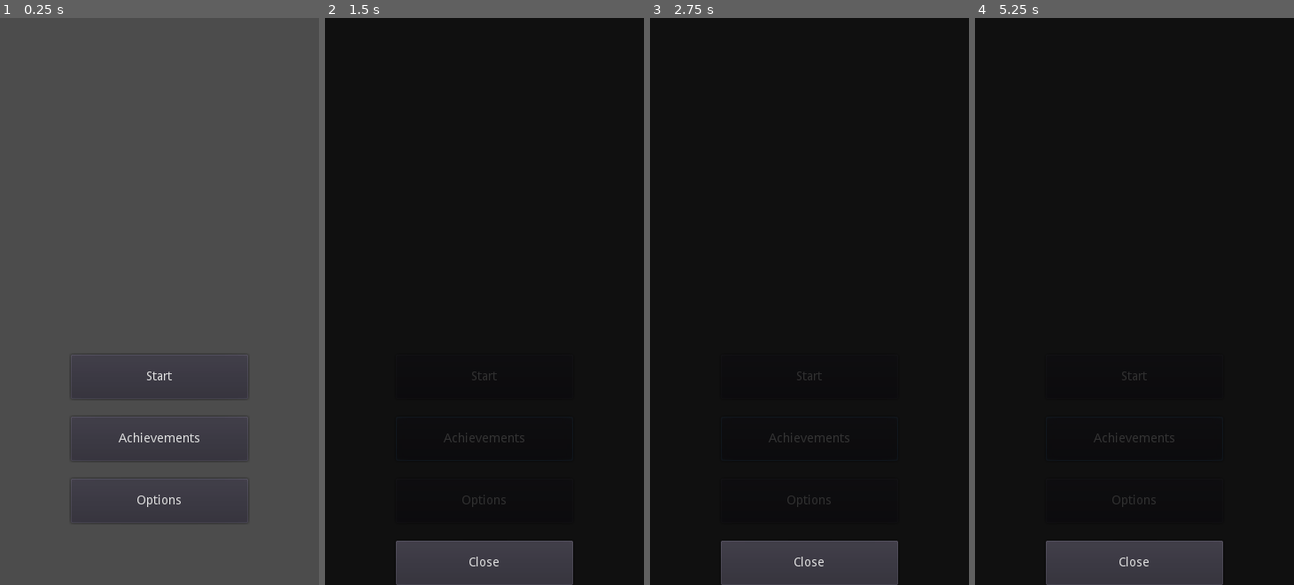
Above: before the commit, frames 1-4 (left to right).
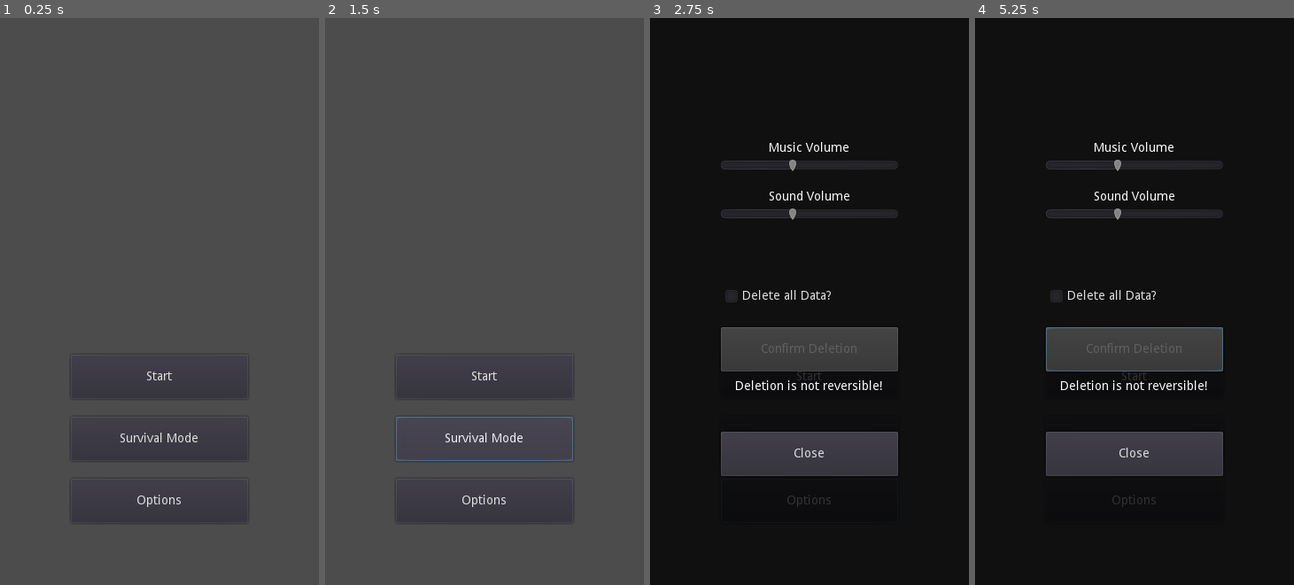
Above: after the commit, the same moments.

Repository: Silver1Miner/14cat
Game: Godot game, scene res://src/Game.tscn
Same seed, same stepped clock (60 frames per second), same inputs: the game is played once before the commit and once after it.
Inputs (mouse positions are in pixels of both pictures, inside the frame that each line leads up to):
- Up to frame 1 (0.25 s): no input
- Up to frame 2 (1.5 s): click (484, 437) at 0.5 s, where only the run before the commit has a clickable "Achievements"; click (484, 437) at 1.25 s, where only the run after the commit has a clickable "Survival Mode"
- Up to frame 3 (2.75 s): click "Options" at 2 s
- Up to frame 4 (5.25 s): click "Start" at 2.75 s; click "Start" at 3.5 s; move the mouse to (1204, 273) at 4.27 s; hold Right (ui_right) 4.28-5 s; click (1204, 273) at 4.42 s; drag from (1070, 329) to (1118, 414) at 5.02 s

The runs differ from the first frame. In frame 1, 0.2% of the frame differs, in the area x 37-63%, y 73-75%; in frame 2, 96%, in the area x 0-100%, y 0-100%; in frame 3, 15%; in frame 4, 15%.

Commit message:
pause screen, upgrade screen, main menu rework

Diff:
--- a/src/GUI/Clock.tscn
+++ b/src/GUI/Displays/Clock.tscn
@@ -1,6 +1,6 @@
 [gd_scene load_steps=2 format=2]
 
-[ext_resource path="res://src/GUI/Clock.gd" type="Script" id=1]
+[ext_resource path="res://src/GUI/Displays/Clock.gd" type="Script" id=1]
 
 [node name="Clock" type="Label"]
 margin_right = 40.0
--- /dev/null
+++ b/src/GUI/Displays/Coins.gd
@@ -0,0 +1,4 @@
+extends HBoxContainer
+
+func update_coins(coins: int) -> void:
+	$Amount.text = str(coins)
--- /dev/null
+++ b/src/GUI/Displays/Coins.tscn
@@ -0,0 +1,31 @@
+[gd_scene load_steps=2 format=2]
+
+[ext_resource path="res://src/GUI/Displays/Coins.gd" type="Script" id=1]
+
+[node name="Coins" type="HBoxContainer"]
+margin_right = 40.0
+margin_bottom = 40.0
+script = ExtResource( 1 )
+
+[node name="TextureRect" type="TextureRect" parent="."]
+margin_right = 32.0
+margin_bottom = 40.0
+rect_min_size = Vector2( 32, 32 )
+
+[node name="Text" type="Label" parent="."]
+margin_left = 36.0
+margin_right = 136.0
+margin_bottom = 40.0
+rect_min_size = Vector2( 100, 40 )
+text = "Coins"
+align = 1
+valign = 1
+
+[node name="Amount" type="Label" parent="."]
+margin_left = 140.0
+margin_right = 240.0
+margin_bottom = 40.0
+rect_min_size = Vector2( 100, 40 )
+text = "0000"
+align = 2
+valign = 1
--- a/src/GUI/GUI.tscn
+++ b/src/GUI/GUI.tscn
@@ -1,7 +1,7 @@
 [gd_scene load_steps=6 format=2]
 
 [ext_resource path="res://src/GUI/Joypad/Joypad.tscn" type="PackedScene" id=1]
-[ext_resource path="res://src/GUI/Clock.tscn" type="PackedScene" id=2]
+[ext_resource path="res://src/GUI/Displays/Clock.tscn" type="PackedScene" id=2]
 [ext_resource path="res://src/GUI/GUI.gd" type="Script" id=3]
 [ext_resource path="res://src/GUI/PauseScreen.tscn" type="PackedScene" id=4]
 [ext_resource path="res://src/GUI/UpgradeSelect/UpgradeScreen.tscn" type="PackedScene" id=5]
@@ -80,5 +80,7 @@
 position = Vector2( 180, 576 )
 
 [node name="UpgradeScreen" parent="." instance=ExtResource( 5 )]
+visible = false
 
 [node name="PauseScreen" parent="." instance=ExtResource( 4 )]
+visible = false
--- /dev/null
+++ b/src/GUI/PauseScreen.gd
@@ -0,0 +1,12 @@
+extends ColorRect
+
+func _ready() -> void:
+	pass # Replace with function body.
+
+func activate() -> void:
+	get_tree().paused = true
+	visible = true
+
+func _on_Close_pressed() -> void:
+	get_tree().paused = false
+	visible = false
--- a/src/GUI/PauseScreen.tscn
+++ b/src/GUI/PauseScreen.tscn
@@ -1,5 +1,34 @@
-[gd_scene format=2]
+[gd_scene load_steps=3 format=2]
+
+[ext_resource path="res://src/GUI/PauseScreen.gd" type="Script" id=1]
+[ext_resource path="res://src/GUI/Displays/Coins.tscn" type="PackedScene" id=2]
 
 [node name="PauseScreen" type="ColorRect"]
+pause_mode = 2
+anchor_right = 1.0
+anchor_bottom = 1.0
+color = Color( 0, 0, 0, 0.784314 )
+script = ExtResource( 1 )
+
+[node name="ClockRecord" type="HBoxContainer" parent="."]
 margin_right = 40.0
 margin_bottom = 40.0
+
+[node name="WeaponStats" type="VBoxContainer" parent="."]
+margin_right = 40.0
+margin_bottom = 40.0
+
+[node name="Coins" parent="." instance=ExtResource( 2 )]
+
+[node name="Close" type="Button" parent="."]
+anchor_left = 0.5
+anchor_top = 1.0
+anchor_right = 0.5
+anchor_bottom = 1.0
+margin_left = -100.0
+margin_top = -50.0
+margin_right = 100.0
+rect_min_size = Vector2( 200, 50 )
+text = "Close"
+
+[connection signal="pressed" from="Close" to="." method="_on_Close_pressed"]
--- /dev/null
+++ b/src/GUI/UpgradeSelect/UpgradeScreen.gd
@@ -0,0 +1,45 @@
+extends ColorRect
+
+onready var choice1 = $Choices/Choice1
+onready var choice2 = $Choices/Choice2
+onready var choice3 = $Choices/Choice3
+var available_upgrades = [0,1,2,3,4,5]
+var Database: Resource = preload("res://data/database.tres")
+
+func _ready() -> void:
+	pass # Replace with function body.
+
+func activate() -> void:
+	if len(available_upgrades) < 3:
+		available_upgrades.append(0)
+	randomize()
+	available_upgrades.shuffle()
+	choice1.populate_data(available_upgrades[0])
+	choice2.populate_data(available_upgrades[1])
+	choice3.populate_data(available_upgrades[2])
+	visible = true
+	get_tree().paused = true
+
+func deactivate() -> void:
+	get_tree().paused = false
+	visible = false
+
+func _on_Choice1_pressed() -> void:
+	PlayerData.upgrade(choice1.upgrade_id)
+	check_limits(choice1.upgrade_id)
+	deactivate()
+
+func _on_Choice2_pressed() -> void:
+	PlayerData.upgrade(choice2.upgrade_id)
+	check_limits(choice2.upgrade_id)
+	deactivate()
+
+func _on_Choice3_pressed() -> void:
+	PlayerData.upgrade(choice3.upgrade_id)
+	check_limits(choice3.upgrade_id)
+	deactivate()
+
+func check_limits(upgrade_id) -> void:
+	if PlayerData.player_upgrades[upgrade_id] >= Database.upgrades[upgrade_id]["max_level"]:
+		available_upgrades.erase(upgrade_id)
+		print(Database.upgrades[upgrade_id]["name"] + " maxed out")
--- a/src/GUI/UpgradeSelect/UpgradeScreen.tscn
+++ b/src/GUI/UpgradeSelect/UpgradeScreen.tscn
@@ -1,5 +1,44 @@
-[gd_scene format=2]
+[gd_scene load_steps=3 format=2]
+
+[ext_resource path="res://src/GUI/UpgradeSelect/UpgradeScreen.gd" type="Script" id=1]
+[ext_resource path="res://src/GUI/UpgradeSelect/UpgradeChoice.tscn" type="PackedScene" id=2]
 
 [node name="UpgradeScreen" type="ColorRect"]
+pause_mode = 2
+anchor_right = 1.0
+anchor_bottom = 1.0
+color = Color( 0, 0, 0, 0.784314 )
+script = ExtResource( 1 )
+
+[node name="Label" type="Label" parent="."]
 margin_right = 40.0
-margin_bottom = 40.0
+margin_bottom = 14.0
+text = "Choose an Upgrade"
+
+[node name="Choices" type="VBoxContainer" parent="."]
+anchor_left = 0.5
+anchor_top = 0.5
+anchor_right = 0.5
+anchor_bottom = 0.5
+margin_left = -120.0
+margin_top = -154.0
+margin_right = 120.0
+margin_bottom = 154.0
+
+[node name="Choice1" parent="Choices" instance=ExtResource( 2 )]
+margin_right = 240.0
+margin_bottom = 100.0
+
+[node name="Choice2" parent="Choices" instance=ExtResource( 2 )]
+margin_top = 104.0
+margin_right = 240.0
+margin_bottom = 204.0
+
+[node name="Choice3" parent="Choices" instance=ExtResource( 2 )]
+margin_top = 208.0
+margin_right = 240.0
+margin_bottom = 308.0
+
+[connection signal="pressed" from="Choices/Choice1" to="." method="_on_Choice1_pressed"]
+[connection signal="pressed" from="Choices/Choice2" to="." method="_on_Choice2_pressed"]
+[connection signal="pressed" from="Choices/Choice3" to="." method="_on_Choice3_pressed"]
--- a/src/Menus/Hub.tscn
+++ b/src/Menus/Hub.tscn
@@ -14,7 +14,7 @@
 anchor_right = 0.5
 anchor_bottom = 1.0
 margin_left = -100.0
-margin_top = -330.0
+margin_top = -400.0
 margin_right = 100.0
 custom_constants/separation = 20
 
@@ -38,15 +38,22 @@
 rect_min_size = Vector2( 200, 50 )
 text = "Shop"
 
-[node name="Library" type="Button" parent="Options"]
+[node name="Trophies" type="Button" parent="Options"]
 margin_top = 210.0
 margin_right = 200.0
 margin_bottom = 260.0
 rect_min_size = Vector2( 200, 50 )
+text = "Trophies"
+
+[node name="Library" type="Button" parent="Options"]
+margin_top = 280.0
+margin_right = 200.0
+margin_bottom = 330.0
+rect_min_size = Vector2( 200, 50 )
 text = "Library"
 
 [node name="Control" type="Control" parent="Options"]
-margin_top = 280.0
+margin_top = 350.0
 margin_right = 200.0
-margin_bottom = 330.0
+margin_bottom = 400.0
 rect_min_size = Vector2( 0, 50 )
--- a/src/Menus/MainMenu.gd
+++ b/src/Menus/MainMenu.gd
@@ -1,20 +1,10 @@
 extends Control
 
 func _ready() -> void:
-	$AchievementsMenu.visible = false
 	$SettingsMenu.visible = false
-	$GameOptions.visible = false
 
 func _on_Start_pressed() -> void:
-	$GameOptions.visible = true
-	$Options.visible = false
-
-func _on_Achievements_pressed() -> void:
-	$AchievementsMenu.visible = true
+	pass
 
 func _on_Options_pressed() -> void:
 	$SettingsMenu.visible = true
-
-func _on_Back_pressed() -> void:
-	$GameOptions.visible = false
-	$Options.visible = true
--- a/src/Menus/MainMenu.tscn
+++ b/src/Menus/MainMenu.tscn
@@ -1,8 +1,7 @@
-[gd_scene load_steps=4 format=2]
+[gd_scene load_steps=3 format=2]
 
 [ext_resource path="res://src/Menus/SettingsMenu.tscn" type="PackedScene" id=1]
 [ext_resource path="res://src/Menus/MainMenu.gd" type="Script" id=2]
-[ext_resource path="res://src/Menus/AchievementsMenu.tscn" type="PackedScene" id=3]
 
 [node name="MainMenu" type="Control"]
 anchor_right = 1.0
@@ -23,18 +22,18 @@
 margin_right = 100.0
 custom_constants/separation = 20
 
-[node name="Start" type="Button" parent="Options"]
+[node name="Campaign" type="Button" parent="Options"]
 margin_right = 200.0
 margin_bottom = 50.0
 rect_min_size = Vector2( 200, 50 )
 text = "Start"
 
-[node name="Achievements" type="Button" parent="Options"]
+[node name="Survival" type="Button" parent="Options"]
 margin_top = 70.0
 margin_right = 200.0
 margin_bottom = 120.0
 rect_min_size = Vector2( 200, 50 )
-text = "Achievements"
+text = "Survival Mode"
 
 [node name="Options" type="Button" parent="Options"]
 margin_top = 140.0
@@ -49,51 +48,7 @@
 margin_bottom = 260.0
 rect_min_size = Vector2( 0, 50 )
 
-[node name="GameOptions" type="VBoxContainer" parent="."]
-visible = false
-anchor_left = 0.5
-anchor_top = 1.0
-anchor_right = 0.5
-anchor_bottom = 1.0
-margin_left = -100.0
-margin_top = -260.0
-margin_right = 100.0
-custom_constants/separation = 20
-
-[node name="CampaignMode" type="Button" parent="GameOptions"]
-margin_right = 200.0
-margin_bottom = 50.0
-rect_min_size = Vector2( 200, 50 )
-disabled = true
-text = "Campaign Mode"
-
-[node name="SurvivalMode" type="Button" parent="GameOptions"]
-margin_top = 70.0
-margin_right = 200.0
-margin_bottom = 120.0
-rect_min_size = Vector2( 200, 50 )
-text = "Survival Mode"
-
-[node name="Back" type="Button" parent="GameOptions"]
-margin_top = 140.0
-margin_right = 200.0
-margin_bottom = 190.0
-rect_min_size = Vector2( 200, 50 )
-text = "Back"
-
-[node name="Control" type="Control" parent="GameOptions"]
-margin_top = 210.0
-margin_right = 200.0
-margin_bottom = 260.0
-rect_min_size = Vector2( 0, 50 )
-
-[node name="AchievementsMenu" parent="." instance=ExtResource( 3 )]
-visible = false
-
 [node name="SettingsMenu" parent="." instance=ExtResource( 1 )]
 visible = false
 
-[connection signal="pressed" from="Options/Start" to="." method="_on_Start_pressed"]
-[connection signal="pressed" from="Options/Achievements" to="." method="_on_Achievements_pressed"]
 [connection signal="pressed" from="Options/Options" to="." method="_on_Options_pressed"]
-[connection signal="pressed" from="GameOptions/Back" to="." method="_on_Back_pressed"]
--- a/src/World/World.tscn
+++ b/src/World/World.tscn
@@ -11,6 +11,8 @@
 
 [node name="BackgroundScroll" parent="." instance=ExtResource( 3 )]
 
+[node name="EnemySpawner" type="Node2D" parent="."]
+
 [node name="Player" parent="." instance=ExtResource( 2 )]
 position = Vector2( 180, 456 )
 
Renamed: src/GUI/Clock.gd -> src/GUI/Displays/Clock.gd
